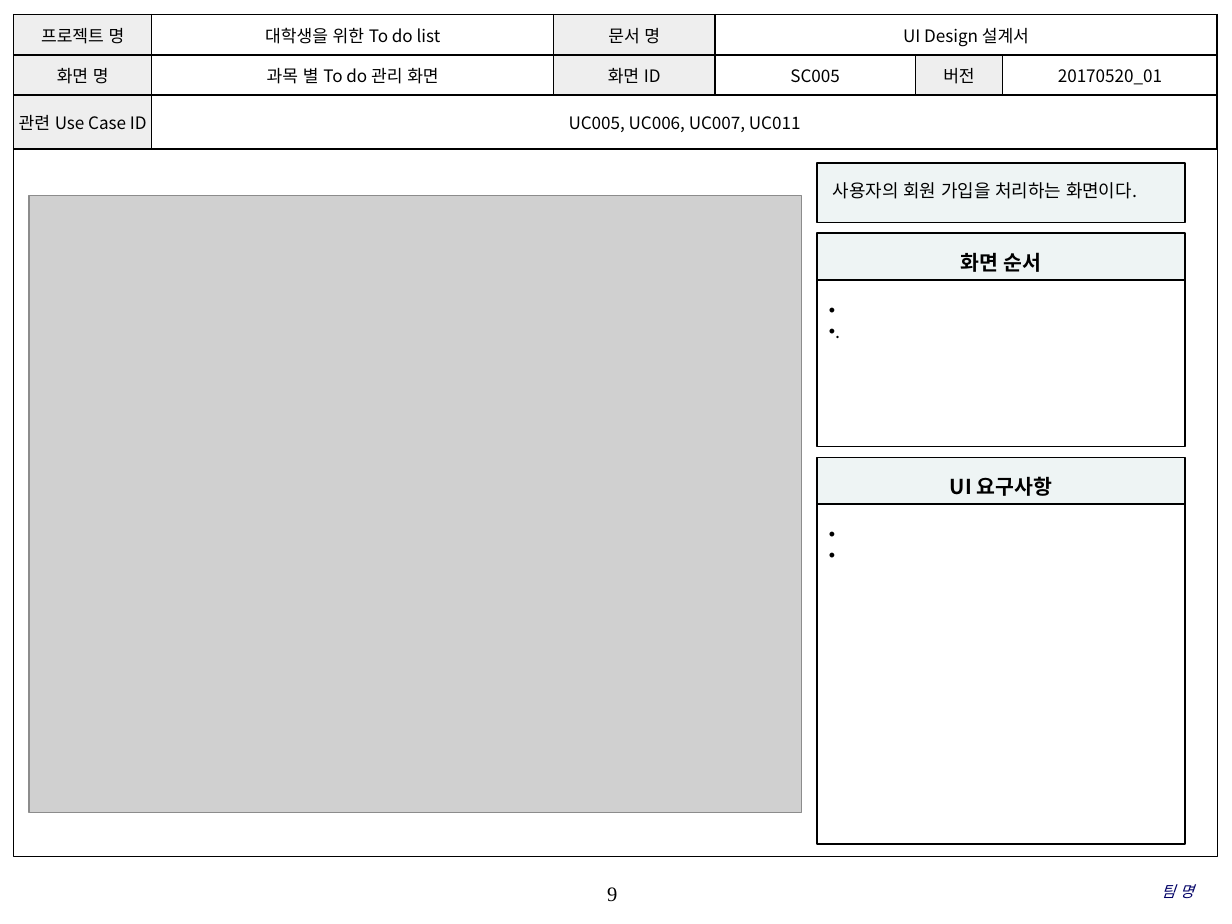
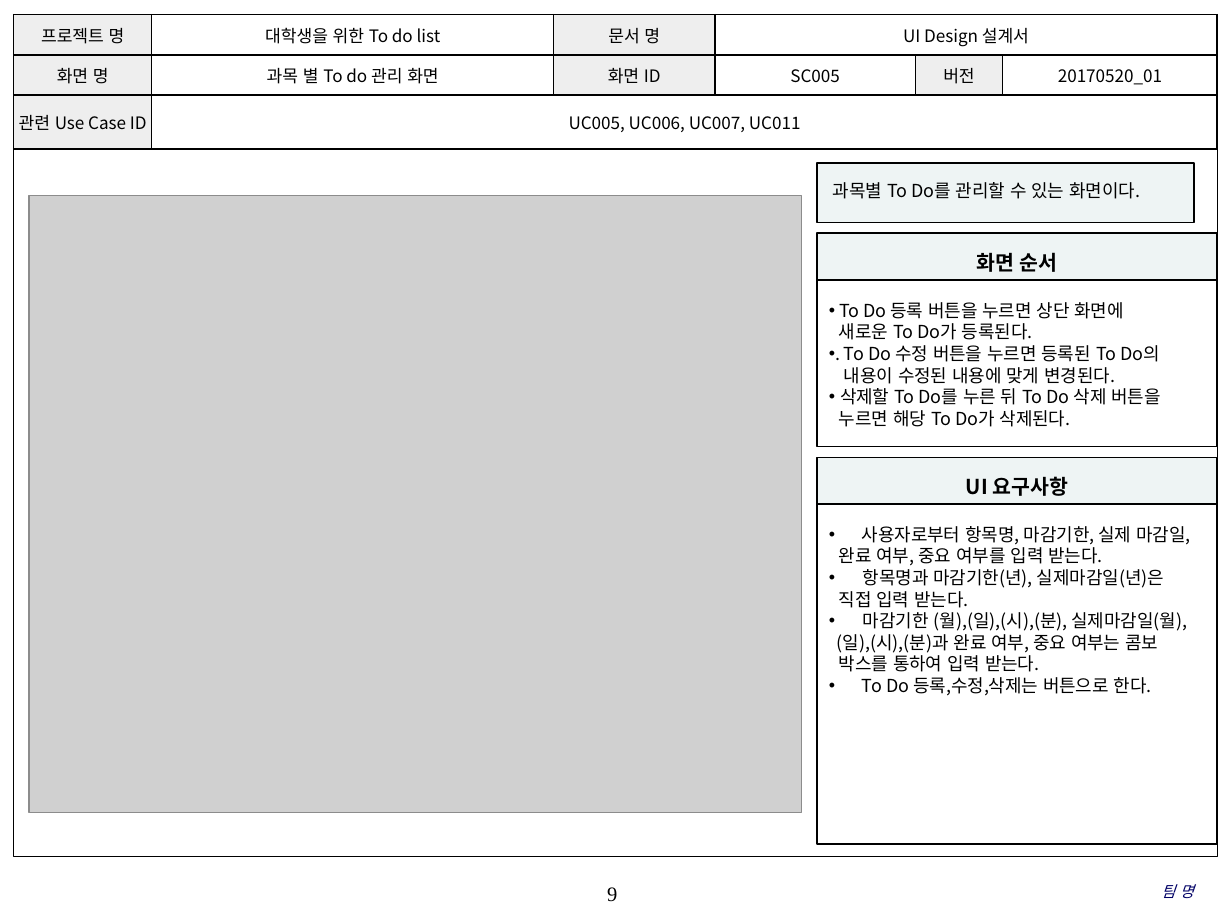
Before and after one commit to SE-admin/SE2017_4_tuna, a slide deck: slide 9 of doc/3_ 설계서/UI Design 설계서.pptx. Drawn at 1232x924 pixels with LibreOffice and Linux fonts; fonts in the diff are those of the drawing; grey boxes stand for pictures; background and template pictures are left out. Boxes give left, top, right and bottom in pixels: in the first picture for what was removed or moved away, otherwise in the second. Text is boxed around its words. In the diff, an @@ line names an element or a change of style, - is before the commit and + after.

Commit message:
UI Design 설계서, 과목별 To Do,총 To Do, 에러화면 UI Design 작성

```diff
--- a/doc/3_ 설계서/UI Design 설계서.pptx
+++ b/doc/3_ 설계서/UI Design 설계서.pptx
@@ rectangle "과목별 To Do를 관리할 수 ...": place and size @@
-rectangle "과목별 To Do를 관리할 수 ..." at box(817, 163, 1185, 222)
+rectangle "과목별 To Do를 관리할 수 ..." at box(817, 163, 1194, 222)
@@ text in rectangle at box(833, 182, 1140, 199): text changed @@
-사용자의 회원 가입을 처리하는 화면이다.
+과목별 To Do를 관리할 수 있는 화면이다.
@@ rectangle "화면 순서": place and size @@
-rectangle "화면 순서" at box(817, 233, 1185, 280)
+rectangle "화면 순서" at box(817, 233, 1217, 280)
@@ rectangle "To Do 등록 버튼을 누르면 ...": place and size @@
-rectangle "To Do 등록 버튼을 누르면 ..." at box(817, 280, 1185, 446)
+rectangle "To Do 등록 버튼을 누르면 ..." at box(817, 280, 1217, 446)
@@ text in rectangle at box(839, 302, 1161, 427): text changed @@
-• .
+• To Do 등록 버튼을 누르면 상단 화면에
+새로운 To Do가 등록된다.
+• . To Do 수정 버튼을 누르면 등록된 To Do의
+내용이 수정된 내용에 맞게 변경된다.
+• 삭제할 To Do를 누른 뒤 To Do 삭제 버튼을
+누르면 해당 To Do가 삭제된다.
@@ rectangle "UI 요구사항": place and size @@
-rectangle "UI 요구사항" at box(817, 457, 1185, 504)
+rectangle "UI 요구사항" at box(817, 457, 1217, 504)
@@ rectangle "사용자로부터 항목명, 마감기한, 실제 마감일,": place and size @@
-rectangle "사용자로부터 항목명, 마감기한, 실제 마감일," at box(817, 504, 1185, 844)
+rectangle "사용자로부터 항목명, 마감기한, 실제 마감일," at box(817, 504, 1217, 844)
@@ text in rectangle at box(837, 526, 1190, 696): text added @@
+• 사용자로부터 항목명, 마감기한, 실제 마감일,
+완료 여부, 중요 여부를 입력 받는다.
+• 항목명과 마감기한(년), 실제마감일(년)은
+직접 입력 받는다.
+• 마감기한 (월),(일),(시),(분), 실제마감일(월),
+(일),(시),(분)과 완료 여부, 중요 여부는 콤보
+박스를 통하여 입력 받는다.
+• To Do 등록,수정,삭제는 버튼으로 한다.
```
Also in this commit, not shown: 8 other slides changed.
